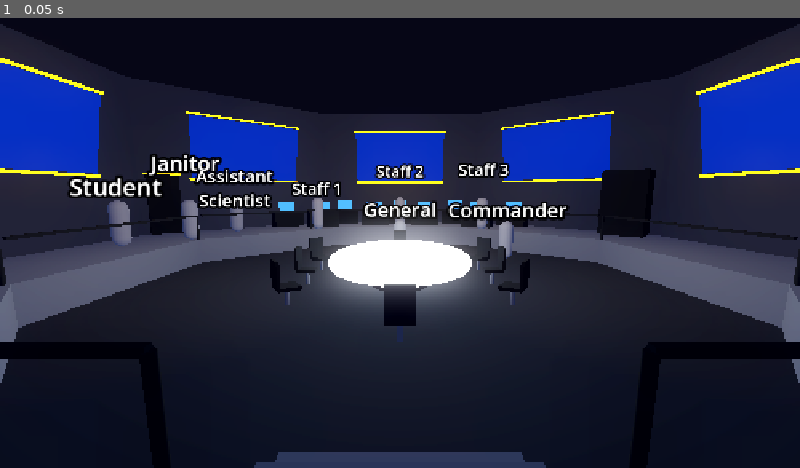
Above: before the commit, frame 1.
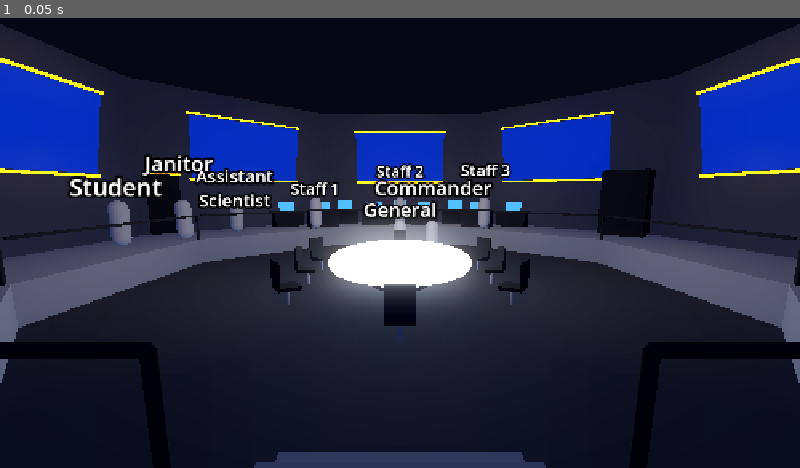
Above: after the commit, the same moment.

Repository: Kaleb-45/how-did-we-get-here
Game: Godot game, scene res://scenes/cutscene_intro.tscn
The game is run twice, just before and just after one commit, with the same random seed, the same clock (stepped at 60 frames per second) and the same inputs. This scene is started directly instead of the project's main scene.
Inputs:
- Up to frame 1 (0.05 s): no input

The runs differ from the first frame. In frame 1, 1.8% of the frame differs, in the area x 17-72%, y 30-54%.

Commit message:
Move Staff1, Staff3, Janitor off the railing and Commander beside General
Co-Authored-By: Claude Sonnet 5.5 <noreply@anthropic.com>

Diff:
--- a/scenes/cutscene_intro.tscn
+++ b/scenes/cutscene_intro.tscn
@@ -736,7 +736,7 @@
 autowrap_mode = 2
 
 [node name="Person_Commander" type="Node3D" parent="People"]
-transform = Transform3D(1.0000, 0, 0, 0, 1.0000, 0, 0, 0, 1.0000, 4.8000, 0, -4.4000)
+transform = Transform3D(1.0000, 0, 0, 0, 1.0000, 0, 0, 0, 1.0000, 1.5000, 0, -4.8000)
 
 [node name="Body" type="MeshInstance3D" parent="People/Person_Commander"]
 transform = Transform3D(1.0000, 0, 0, 0, 1.0000, 0, 0, 0, 1.0000, 0, 0.8500, 0)
@@ -744,7 +744,7 @@
 surface_material_override/0 = ExtResource("m_person_grey")
 
 [node name="Label" type="Label3D" parent="People/Person_Commander"]
-transform = Transform3D(1.0000, 0, 0, 0, 1.0000, 0, 0, 0, 1.0000, 0, 2.2000, 0)
+transform = Transform3D(1.0000, 0, 0, 0, 1.0000, 0, 0, 0, 1.0000, 0, 3.2000, 0)
 pixel_size = 0.034
 billboard = 1
 no_depth_test = true
@@ -753,7 +753,7 @@
 autowrap_mode = 2
 
 [node name="Person_Staff1" type="Node3D" parent="People"]
-transform = Transform3D(1.0000, 0, 0, 0, 1.0000, 0, 0, 0, 1.0000, -4.5000, 1.0000, -7.7942)
+transform = Transform3D(1.0000, 0, 0, 0, 1.0000, 0, 0, 0, 1.0000, -4.7000, 1.0000, -8.1700)
 
 [node name="Body" type="MeshInstance3D" parent="People/Person_Staff1"]
 transform = Transform3D(1.0000, 0, 0, 0, 1.0000, 0, 0, 0, 1.0000, 0, 0.8500, 0)
@@ -787,7 +787,7 @@
 autowrap_mode = 2
 
 [node name="Person_Staff3" type="Node3D" parent="People"]
-transform = Transform3D(1.0000, 0, 0, 0, 1.0000, 0, 0, 0, 1.0000, 4.5000, 1.0000, -7.7942)
+transform = Transform3D(1.0000, 0, 0, 0, 1.0000, 0, 0, 0, 1.0000, 4.7000, 1.0000, -8.1700)
 
 [node name="Body" type="MeshInstance3D" parent="People/Person_Staff3"]
 transform = Transform3D(1.0000, 0, 0, 0, 1.0000, 0, 0, 0, 1.0000, 0, 0.8500, 0)
@@ -821,7 +821,7 @@
 autowrap_mode = 2
 
 [node name="Person_Janitor" type="Node3D" parent="People"]
-transform = Transform3D(1.0000, 0, 0, 0, 1.0000, 0, 0, 0, 1.0000, -8.9010, 1.0000, -3.5962)
+transform = Transform3D(1.0000, 0, 0, 0, 1.0000, 0, 0, 0, 1.0000, -9.3000, 1.0000, -3.8000)
 
 [node name="Body" type="MeshInstance3D" parent="People/Person_Janitor"]
 transform = Transform3D(1.0000, 0, 0, 0, 1.0000, 0, 0, 0, 1.0000, 0, 0.8500, 0)
